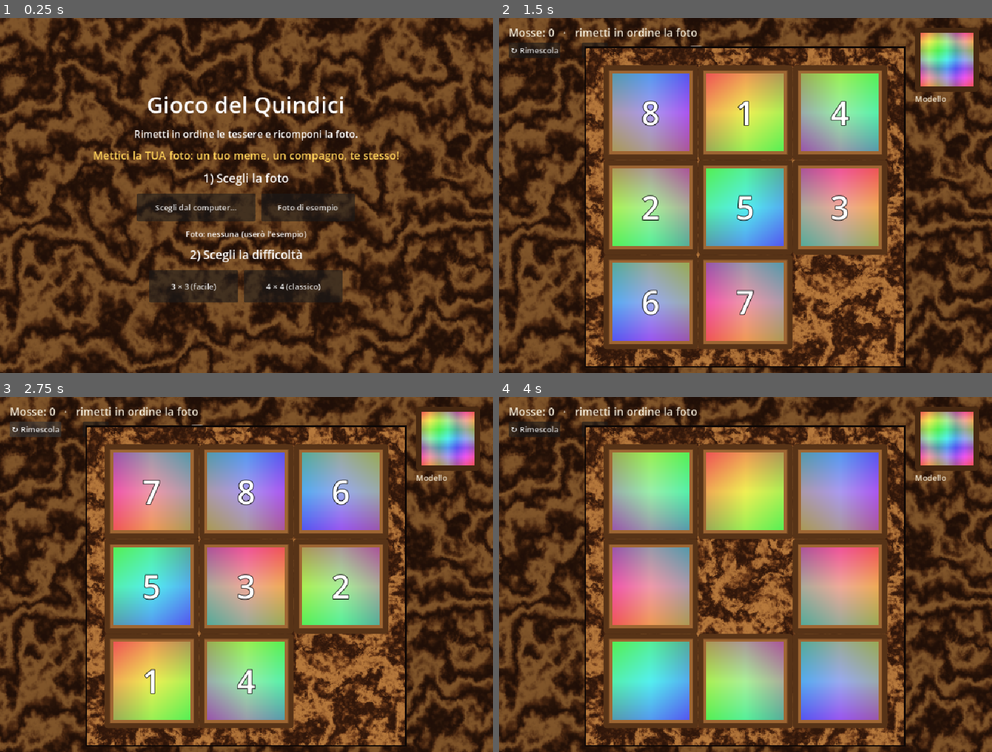
Above: before the commit, frames 1-4 (two rows, left to right).
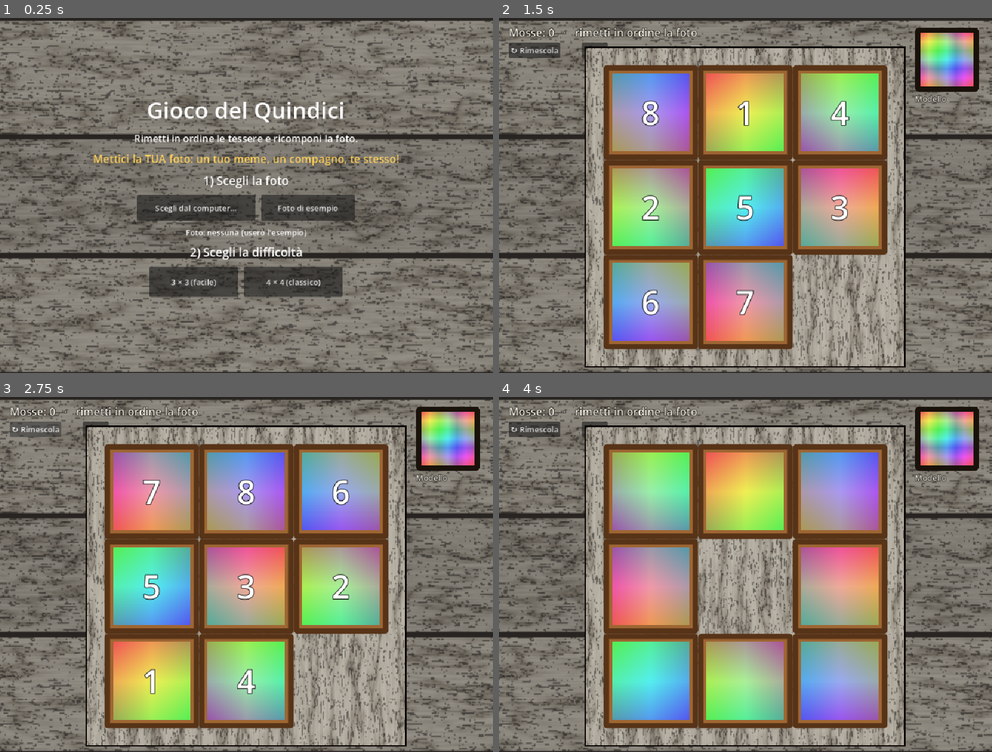
Above: after the commit, the same moments.

Repository: nicolaregge-pulse/corso-godot
Game: Godot game, scene res://main.tscn
Two runs of this game, one before a commit and one after it. Both use one fixed random seed, a clock stepped at 60 frames per second and the inputs below.
Inputs:
- Up to frame 1 (0.25 s): no input
- Up to frame 2 (1.5 s): click "3 × 3 (facile)" at 0.5 s; click "Mostra i numeri" at 1.25 s
- Up to frame 3 (2.75 s): click "↻ Rimescola" at 2 s
- Up to frame 4 (4 s): click "↻ Rimescola" at 2.75 s; click "Mostra i numeri" at 3.5 s

The runs differ from the first frame. In frame 1, 98% of the frame differs, in the area x 0-100%, y 0-100%; in frame 2, 56%; in frame 3, 56%; in frame 4, 56%.

Commit message:
Gioco del quindici: legno realistico driftwood/coloniale per cornice e fondo
Riscritto il generatore del legno per un aspetto realistico: venature
lunghe e sottili, righe scure nette, fibre fini, assi con le fughe nel
fondo e grana dritta nella cornice. Stile driftwood (legno da spiaggia,
sbiancato con le crepe). Tutto disegnato dal codice, niente immagini.

Co-Authored-By: Claude Opus 4.8 <noreply@anthropic.com>
Claude-Session: https://claude.ai/code/session_01Vq5FU5TvjomBhpm5HhNzUc

Diff:
--- a/gioco-del-quindici/main.gd
+++ b/gioco-del-quindici/main.gd
@@ -7,22 +7,16 @@
 #  buco e questa ci scivola dentro. Obiettivo: rimettere in
 #  ordine le tessere e RICOMPORRE la foto.
 #
-#  All'avvio scegli la TUA foto (dal computer) o quella di
-#  esempio, e la difficolta' (3x3 facile, 4x4 classico).
-#  Le tessere hanno una cornice in stile LEGNO.
+#  All'avvio scegli la TUA foto, il tipo di LEGNO (noce caldo o
+#  driftwood coloniale da spiaggia) e la difficolta'.
 #
-#  Extra utili:
-#   - un'ANTEPRIMA in alto a destra (il "coperchio della scatola"):
-#     guardi il modello e sai dove va ogni pezzo.
-#   - un interruttore "Mostra i numeri": chi vuole aiuto lo accende,
-#     chi vuole la sfida lo tiene spento.
+#  Il legno di cornice e fondo e' DISEGNATO dal codice (venature
+#  vere, niente foto da scaricare): il progetto resta portabile.
 # ============================================================
 
-# ---- Colori "legno" ----------------------------------------
-const COL_SFONDO := Color(0.12, 0.10, 0.08)
+# ---- Colori tessera (il legno vero e' generato a parte) ----
 const COL_LEGNO := Color(0.62, 0.40, 0.20)        # faccia della tessera
-const COL_LEGNO_SCURO := Color(0.34, 0.20, 0.09)  # bordo/venatura
-const COL_CORNICE := Color(0.28, 0.16, 0.07)      # cornice attorno al quadro
+const COL_LEGNO_SCURO := Color(0.34, 0.20, 0.09)  # bordo della tessera
 
 # ---- Stato -------------------------------------------------
 var _n: int = 4                 # tessere per lato
@@ -39,8 +33,10 @@
 var _vinto: bool = false
 var _tavola: Control
 var _cornice: TextureRect
-var _tex_tavolo: Texture2D       # legno del fondo (tavolo)
-var _tex_radica: Texture2D       # legno pregiato/radica della cornice
+var _tex_tavolo: Texture2D      # legno del fondo (tavolo)
+var _tex_radica: Texture2D      # legno della cornice
+var _stile_legno: String = "driftwood"   # legno del gioco (driftwood da spiaggia)
+var _bg: TextureRect
 var _hud: Label
 var _menu: Control
 var _stato_foto: Label
@@ -51,18 +47,18 @@
 func _ready() -> void:
 	randomize()
 	set_anchors_preset(Control.PRESET_FULL_RECT)
-	# Il FONDO: una tavola di legno vero (venature lunghe), generata dal codice.
-	_tex_tavolo = _texture_legno(480, 300, 101, false)
-	var bg := TextureRect.new()
-	bg.texture = _tex_tavolo
-	bg.set_anchors_preset(Control.PRESET_FULL_RECT)
-	bg.expand_mode = TextureRect.EXPAND_IGNORE_SIZE
-	bg.stretch_mode = TextureRect.STRETCH_SCALE
-	bg.mouse_filter = Control.MOUSE_FILTER_IGNORE
-	add_child(bg)
-	# Un velo scuro leggero, così il quadro e le scritte risaltano sul legno.
+	# Il FONDO: una tavola di legno vero, generata dal codice.
+	_tex_tavolo = _texture_legno(420, 260, 101, _stile_legno, "tavolo")
+	_bg = TextureRect.new()
+	_bg.texture = _tex_tavolo
+	_bg.set_anchors_preset(Control.PRESET_FULL_RECT)
+	_bg.expand_mode = TextureRect.EXPAND_IGNORE_SIZE
+	_bg.stretch_mode = TextureRect.STRETCH_SCALE
+	_bg.mouse_filter = Control.MOUSE_FILTER_IGNORE
+	add_child(_bg)
+	# Un velo scuro leggero, così il quadro e le scritte risaltano.
 	var velo := ColorRect.new()
-	velo.color = Color(0, 0, 0, 0.30)
+	velo.color = Color(0, 0, 0, 0.22)
 	velo.set_anchors_preset(Control.PRESET_FULL_RECT)
 	velo.mouse_filter = Control.MOUSE_FILTER_IGNORE
 	add_child(velo)
@@ -76,7 +72,7 @@
 	add_child(_menu)
 	var v := VBoxContainer.new()
 	v.alignment = BoxContainer.ALIGNMENT_CENTER
-	v.add_theme_constant_override("separation", 14)
+	v.add_theme_constant_override("separation", 12)
 	_menu.add_child(v)
 
 	var t := Label.new()
@@ -111,12 +107,12 @@
 	v.add_child(rf)
 	var b1 := Button.new()
 	b1.text = "Scegli dal computer…"
-	b1.custom_minimum_size = Vector2(240, 56)
+	b1.custom_minimum_size = Vector2(240, 52)
 	b1.pressed.connect(_apri_file_dialog)
 	rf.add_child(b1)
 	var b2 := Button.new()
 	b2.text = "Foto di esempio"
-	b2.custom_minimum_size = Vector2(190, 56)
+	b2.custom_minimum_size = Vector2(190, 52)
 	b2.pressed.connect(_usa_esempio)
 	rf.add_child(b2)
 
@@ -137,12 +133,12 @@
 	v.add_child(rd)
 	var e3 := Button.new()
 	e3.text = "3 × 3 (facile)"
-	e3.custom_minimum_size = Vector2(180, 66)
+	e3.custom_minimum_size = Vector2(180, 62)
 	e3.pressed.connect(_inizia.bind(3))
 	rd.add_child(e3)
 	var e4 := Button.new()
 	e4.text = "4 × 4 (classico)"
-	e4.custom_minimum_size = Vector2(200, 66)
+	e4.custom_minimum_size = Vector2(200, 62)
 	e4.pressed.connect(_inizia.bind(4))
 	rd.add_child(e4)
 
@@ -185,54 +181,82 @@
 	return ImageTexture.create_from_image(img)
 
 
-func _texture_legno(w: int, h: int, semi: int, radica: bool) -> Texture2D:
-	# Disegna un legno pregiato dal nulla: niente foto da scaricare.
-	#  - radica = true  -> venature che vorticano, gli "occhi" della radica (cornice)
-	#  - radica = false -> venature lunghe, come una tavola (fondo/tavolo)
-	var fig := FastNoiseLite.new()
-	fig.seed = semi
-	fig.noise_type = FastNoiseLite.TYPE_SIMPLEX
-	fig.fractal_type = FastNoiseLite.FRACTAL_FBM
-	fig.fractal_octaves = 4
-	if radica:
-		fig.frequency = 0.012
-		fig.domain_warp_enabled = true
-		fig.domain_warp_amplitude = 55.0
-		fig.domain_warp_frequency = 0.012
+func _texture_legno(w: int, h: int, semi: int, stile: String, kind: String) -> Texture2D:
+	# Disegna una tavola di legno realistica: venature lunghe e sottili, righe
+	# scure nette e fibre fini. "kind" cambia la direzione della grana:
+	#  - "tavolo" -> assi orizzontali con le fughe (il fondo)
+	#  - "frame"  -> grana dritta verticale, come un profilo di cornice
+	# "stile" cambia i colori: "noce" (caldo) o "driftwood" (sbiancato + crepe).
+	var driftwood := stile == "driftwood"
+	var ven: Color
+	var chi: Color
+	var mie: Color
+	if driftwood:
+		ven = Color(0.204, 0.188, 0.173)
+		chi = Color(0.549, 0.518, 0.471)
+		mie = Color(0.737, 0.714, 0.667)
 	else:
-		fig.frequency = 0.010
-		fig.domain_warp_enabled = true
-		fig.domain_warp_amplitude = 12.0
-		fig.domain_warp_frequency = 0.05
-
-	var grana := FastNoiseLite.new()
-	grana.seed = semi + 17
-	grana.noise_type = FastNoiseLite.TYPE_SIMPLEX
-	grana.frequency = 0.09
-
-	# Colori del legno pregiato: dal cioccolato scuro all'ambra dorata.
-	var scuro := Color(0.18, 0.085, 0.04)
-	var medio := Color(0.43, 0.23, 0.10)
-	var chiaro := Color(0.72, 0.48, 0.24)
+		ven = Color(0.090, 0.043, 0.020)
+		chi = Color(0.588, 0.376, 0.180)
+		mie = Color(0.769, 0.549, 0.290)
+	var contrasto := 0.35 if driftwood else 0.5
+
+	var turb := FastNoiseLite.new()
+	turb.seed = semi
+	turb.noise_type = FastNoiseLite.TYPE_SIMPLEX
+	turb.fractal_type = FastNoiseLite.FRACTAL_FBM
+	turb.fractal_octaves = 5
+	turb.frequency = 1.0
+	var fine := FastNoiseLite.new()
+	fine.seed = semi + 31
+	fine.noise_type = FastNoiseLite.TYPE_SIMPLEX
+	fine.fractal_type = FastNoiseLite.FRACTAL_FBM
+	fine.fractal_octaves = 4
+	fine.frequency = 1.0
+
+	var tavolo := kind == "tavolo"
+	var ring_freq := 0.09 if tavolo else 0.14
+	var warp_amp := 2.2 if tavolo else 1.6
+	var n_assi := 3
+	var alt := float(h) / n_assi
 
 	var img := Image.create(w, h, false, Image.FORMAT_RGB8)
 	for y in h:
 		for x in w:
-			var a := fig.get_noise_2d(float(x), float(y))
-			var g := grana.get_noise_2d(float(x), float(y))
-			var v: float
-			if radica:
-				# tante venature che seguono i vortici: gli occhi della radica
-				v = sin(a * 7.0 + g * 1.5) * 0.5 + 0.5
+			var fx := float(x)
+			var fy := float(y)
+			var idx := 0
+			var along: float
+			var across: float
+			if tavolo:
+				idx = int(fy / alt)
+				var fase := float(idx) * 61.0
+				along = fx + fase
+				across = fy + fase
 			else:
-				# venature lunghe quasi orizzontali, come le assi di un tavolo
-				v = sin((float(y) + a * 60.0) * 0.14 + g) * 0.5 + 0.5
-			v = clamp(v + g * 0.08, 0.0, 1.0)
+				along = fy
+				across = fx
+			var warp := turb.get_noise_2d(along * 0.012, across * 0.05) * warp_amp
+			var ring: float = abs(sin(across * ring_freq + warp))
+			var linea: float = pow(ring, contrasto)
+			var fibra := fine.get_noise_2d(along * 0.010, across * 0.8) * 0.16
+			var t: float = clampf(linea * 0.80 + 0.14 + fibra, 0.0, 1.0)
 			var col: Color
-			if v < 0.5:
-				col = scuro.lerp(medio, v * 2.0)
+			if t < 0.5:
+				col = ven.lerp(chi, t * 2.0)
 			else:
-				col = medio.lerp(chiaro, (v - 0.5) * 2.0)
+				col = chi.lerp(mie, (t - 0.5) * 2.0)
+			if driftwood:
+				# crepe/spaccature scure sparse, tipiche del legno esposto
+				var c := fine.get_noise_2d(along * 0.02, across * 0.5)
+				if absf(c) <= 0.06:
+					col = col.darkened(0.45)
+			if tavolo:
+				if idx % 2 == 1:
+					col = col.darkened(0.07)
+				var d: float = minf(fy - idx * alt, (idx + 1) * alt - fy)
+				if d < 2.0:
+					col = ven
 			img.set_pixel(x, y, col)
 	return ImageTexture.create_from_image(img)
 
@@ -243,6 +267,11 @@
 	if _tex_scelta == null:
 		_tex_scelta = _foto_esempio()
 	_tex = _tex_scelta
+	# Genera i due legni con lo stile scelto.
+	_tex_tavolo = _texture_legno(420, 260, 101, _stile_legno, "tavolo")
+	_tex_radica = _texture_legno(320, 320, 202, _stile_legno, "frame")
+	if _bg != null and is_instance_valid(_bg):
+		_bg.texture = _tex_tavolo
 	if _menu != null and is_instance_valid(_menu):
 		_menu.queue_free()
 		_menu = null
@@ -256,7 +285,9 @@
 	_hud = Label.new()
 	_hud.position = Vector2(20, 14)
 	_hud.add_theme_font_size_override("font_size", 22)
-	_hud.add_theme_color_override("font_color", Color(0.95, 0.92, 0.85))
+	_hud.add_theme_color_override("font_color", Color(0.98, 0.96, 0.90))
+	_hud.add_theme_color_override("font_outline_color", Color.BLACK)
+	_hud.add_theme_constant_override("outline_size", 5)
 	add_child(_hud)
 	var b := Button.new()
 	b.text = "↻ Rimescola"
@@ -294,9 +325,9 @@
 	_cella = lato / _n
 	_origine = Vector2((vp.x - lato) / 2.0, (vp.y - lato) / 2.0 + 24.0)
 
-	# Cornice in RADICA (legno pregiato) attorno al quadro.
+	# Cornice di legno attorno al quadro.
 	if _tex_radica == null:
-		_tex_radica = _texture_legno(360, 360, 202, true)
+		_tex_radica = _texture_legno(320, 320, 202, _stile_legno, "frame")
 	var m := _cella * 0.18
 	# Un sottile bordo scuro sotto, per dare profondità alla cornice.
 	var ombra := ColorRect.new()
@@ -328,7 +359,7 @@
 
 	var box := Panel.new()
 	var sb := StyleBoxFlat.new()
-	sb.bg_color = COL_CORNICE
+	sb.bg_color = Color(0.10, 0.07, 0.04)
 	sb.set_corner_radius_all(8)
 	box.add_theme_stylebox_override("panel", sb)
 	box.position = Vector2(vp.x - d - 26.0, 20.0)
@@ -356,7 +387,9 @@
 	var etich := Label.new()
 	etich.text = "Modello"
 	etich.add_theme_font_size_override("font_size", 16)
-	etich.add_theme_color_override("font_color", Color(0.95, 0.92, 0.85))
+	etich.add_theme_color_override("font_color", Color(0.98, 0.96, 0.90))
+	etich.add_theme_color_override("font_outline_color", Color.BLACK)
+	etich.add_theme_constant_override("outline_size", 4)
 	etich.position = Vector2(vp.x - d - 26.0, 20.0 + d + 2.0)
 	add_child(etich)
 
